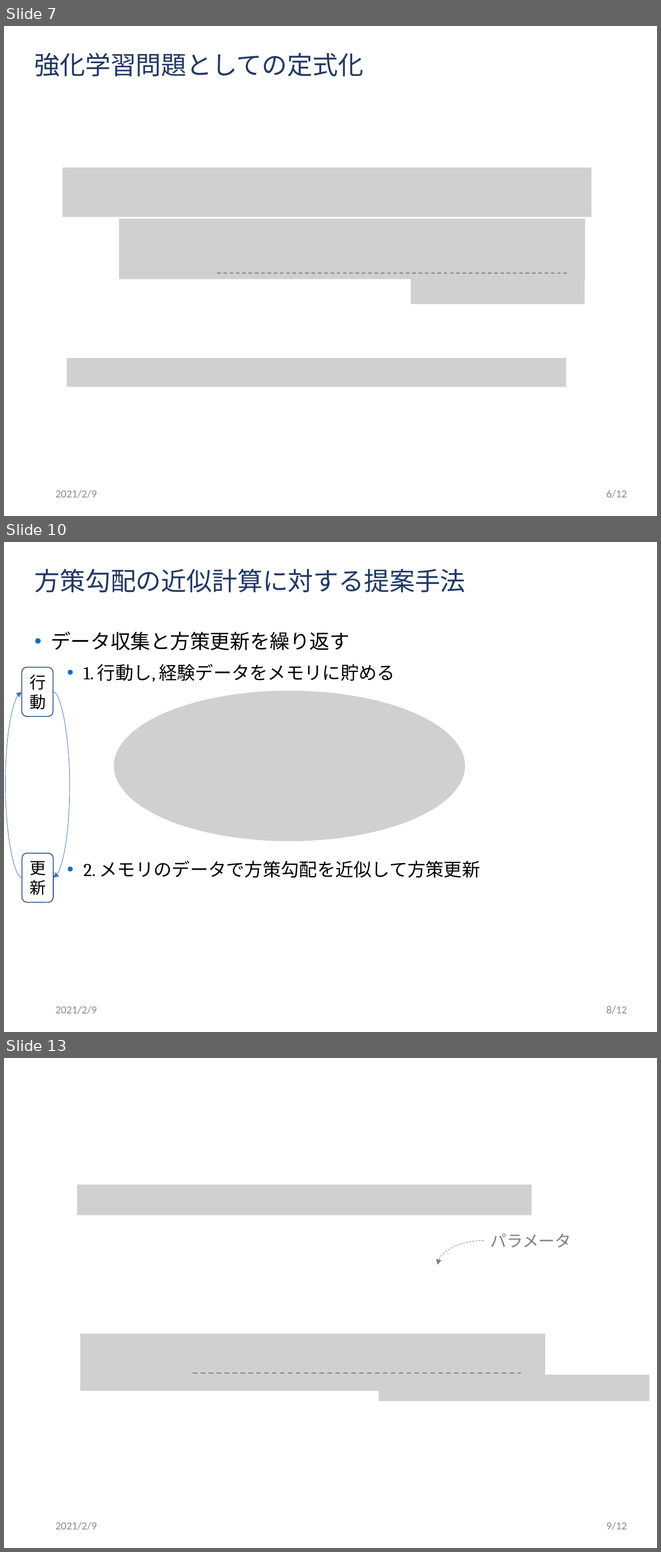
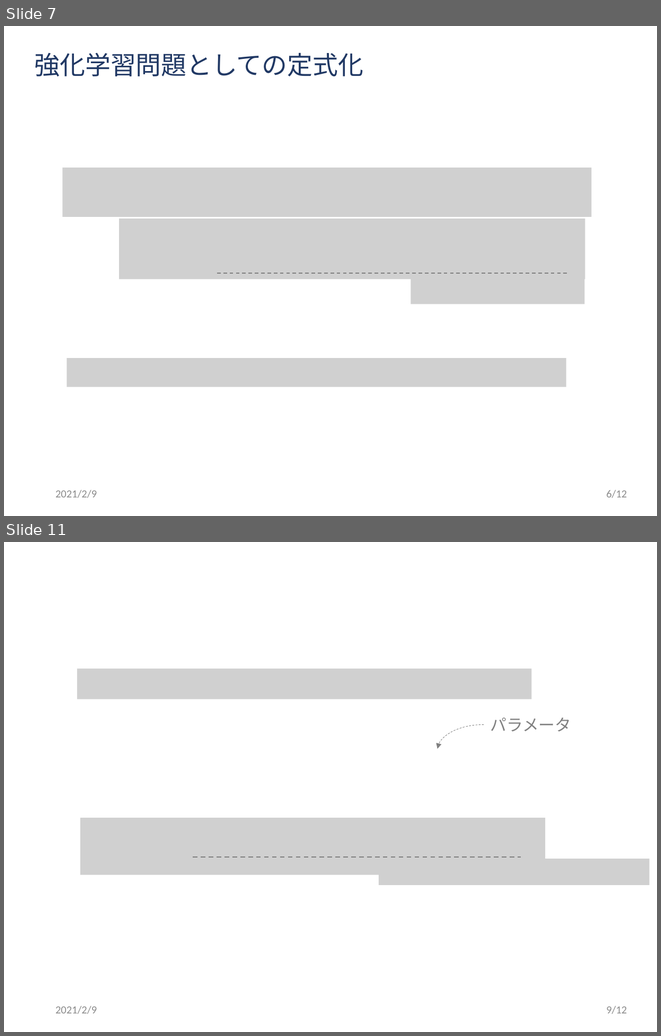
Before and after one commit to ibuki1024/thesis, a slide deck: slide/master.pptx. Shown one above the other, each under a label of ours: slides 7, 10 and 13 before the commit, slides 7 and 11 after it; the slides between them are not shown. The pictures are 661x1552 and 661x1036 pixels, drawn with LibreOffice and Linux fonts; fonts in the diff are those of the drawing; grey boxes stand for pictures; background and template pictures are left out. Boxes give left, top, right and bottom in pixels: in the first picture for what was removed or moved away, otherwise in the second. Text is boxed around its words. In the diff, an @@ line names an element or a change of style, - is before the commit and + after.

```diff
--- a/slide/master.pptx
+++ b/slide/master.pptx
@@ slide 10 removed at bbox=[4, 542, 657, 1032], background #FFFFFF @@
@@ title removed at bbox=[35, 568, 466, 592] @@
-方策勾配の近似計算に対する提案手法
@@ text removed at bbox=[51, 632, 480, 877] @@
-• データ収集と方策更新を繰り返す
-  • 1. 行動し, 経験データをメモリに貯める
-  • 2. メモリのデータで方策勾配を近似して方策更新
@@ rounded rectangle removed at bbox=[21, 668, 53, 716] @@
-行動
@@ curved arrow removed from (22, 877) to (21, 691) @@
@@ curved arrow removed from (53, 691) to (53, 877) @@
@@ picture removed at bbox=[114, 690, 465, 840] @@
@@ rounded rectangle removed at bbox=[22, 853, 54, 902] @@
-更新
@@ text removed at bbox=[55, 1006, 97, 1014] @@
-2021/2/9
@@ text removed at bbox=[606, 1006, 627, 1014] @@
-8/12
@@ what was slide 13 is now slide 11 @@
```
Also in this commit, not shown: 5 slides changed, 1 slide added, 2 other slides removed, 2 other files.
